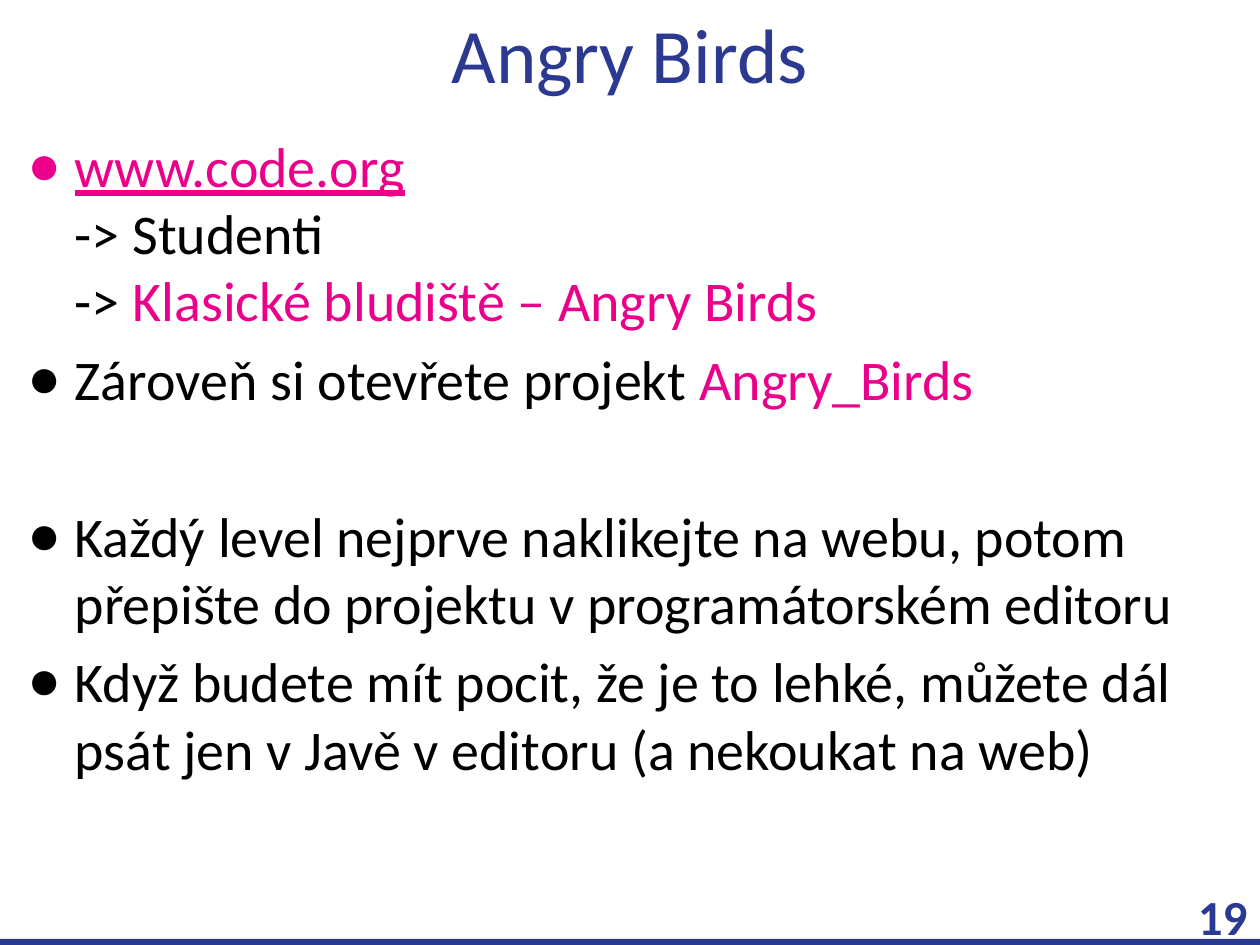
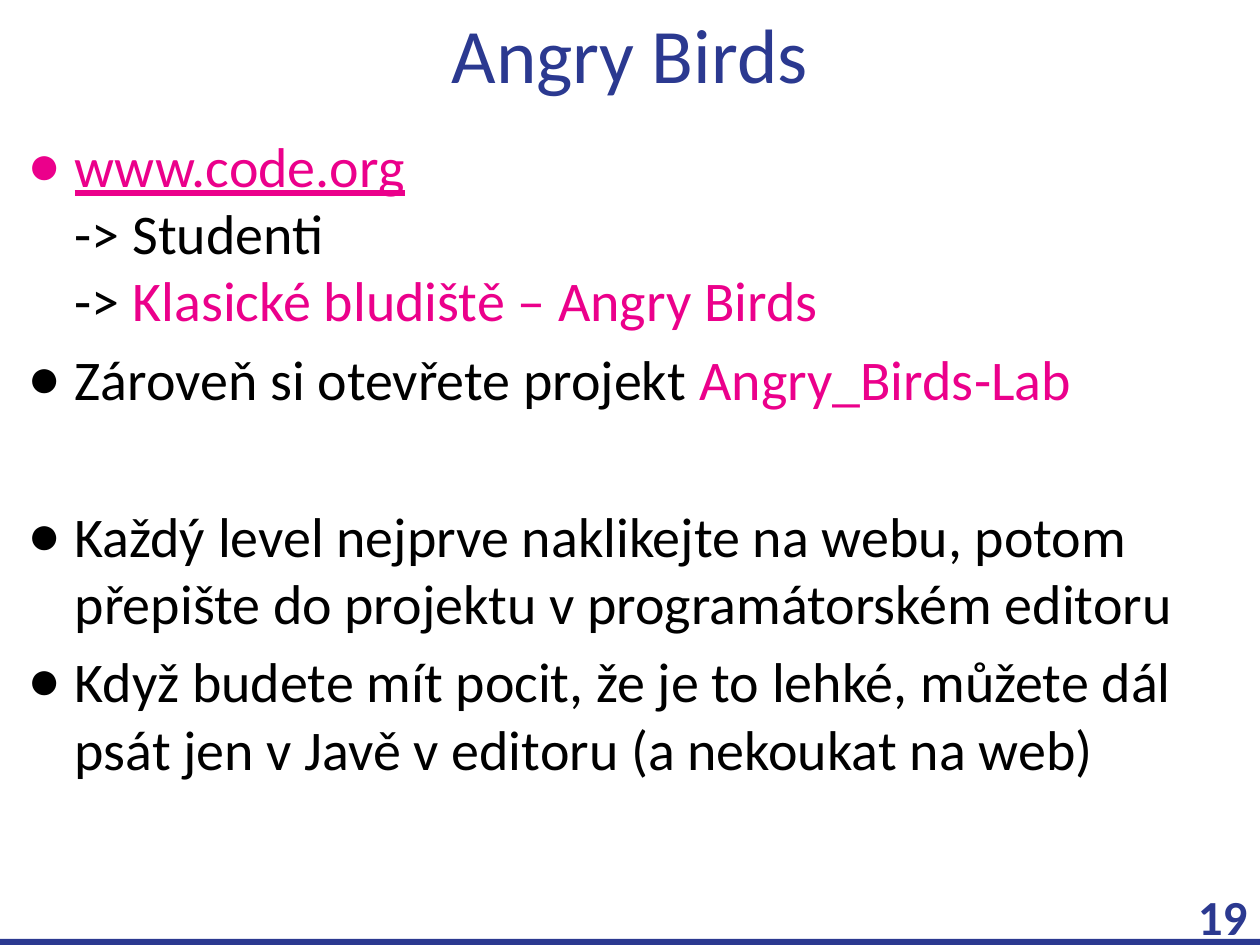
Before and after one commit to czechitas/java-uvod-do-programovani-1, a slide deck: slide 19 of Pro lektory/Prezentace-CS.pptx. Drawn at 1260x945 pixels with LibreOffice and Linux fonts; fonts in the diff are those of the drawing; background and template pictures are left out. Boxes give left, top, right and bottom in pixels: in the first picture for what was removed or moved away, otherwise in the second. Text is boxed around its words. In the diff, an @@ line names an element or a change of style, - is before the commit and + after.

```diff
--- a/Pro lektory/Prezentace-CS.pptx
+++ b/Pro lektory/Prezentace-CS.pptx
@@ text at box(75, 361, 1071, 410): text changed @@
-● Zároveň si otevřete projekt Angry_Birds
+● Zároveň si otevřete projekt Angry_Birds-Lab
```
Also in this commit, not shown: 1 other slide changed, 3 other files.
